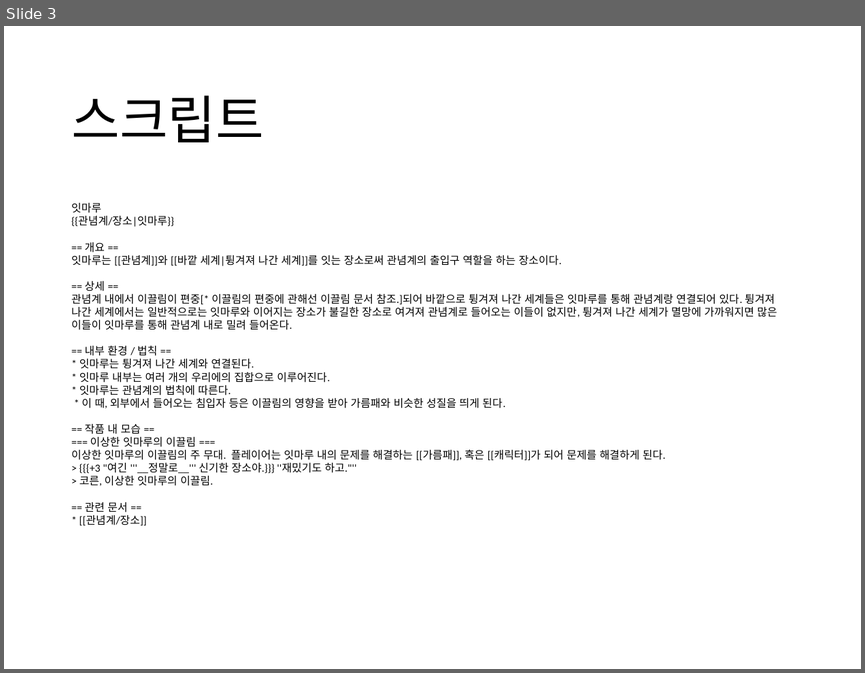
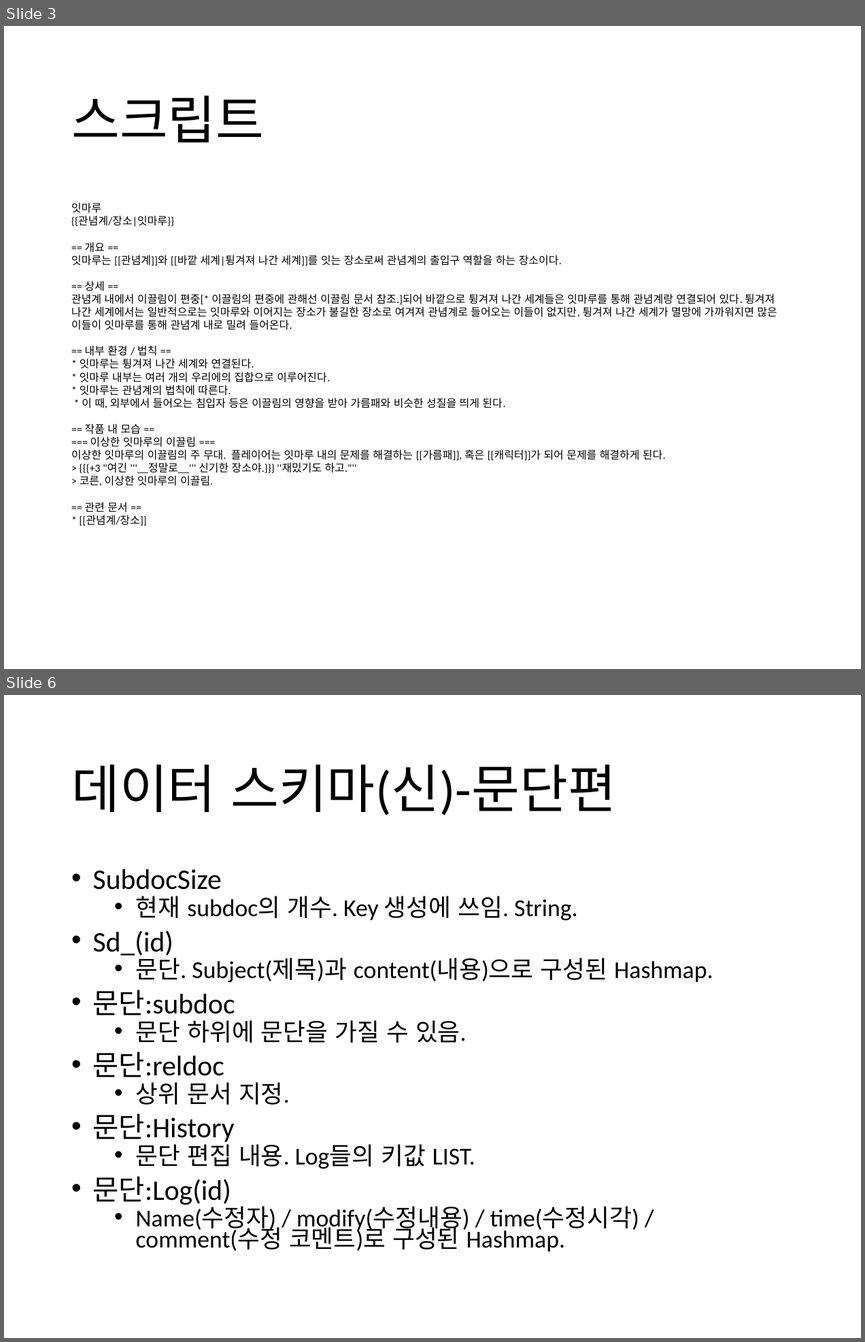
Before and after one commit to PrimaryC/IklimProject, a slide deck: NurieBoard/누리에읶키.pptx. Shown one above the other, each under a label of ours: slide 3 before the commit, slides 3 and 6 after it; the slides between them are not shown. The pictures are 865x673 and 865x1342 pixels, drawn with LibreOffice and Linux fonts; fonts in the diff are those of the drawing. Boxes give left, top, right and bottom in pixels: in the first picture for what was removed or moved away, otherwise in the second. Text is boxed around its words. In the diff, an @@ line names an element or a change of style, - is before the commit and + after.

```diff
--- a/NurieBoard/누리에읶키.pptx
+++ b/NurieBoard/누리에읶키.pptx
@@ slide 6 added at [4, 695, 861, 1338], background #FFFFFF @@
@@ title added at [71, 764, 616, 815], 44 pt, text #000000 @@
+데이터 스키마(신)-문단편
@@ text added at [93, 869, 713, 1251], 20.4 pt, text #000000 @@
+• SubdocSize
+  • 현재 subdoc의 개수. Key 생성에 쓰임. String.
+• Sd_(id)
+  • 문단. Subject(제목)과 content(내용)으로 구성된 Hashmap.
+• 문단:subdoc
+  • 문단 하위에 문단을 가질 수 있음.
+• 문단:reldoc
+  • 상위 문서 지정.
+• 문단:History
+  • 문단 편집 내용. Log들의 키값 LIST.
+• 문단:Log(id)
+  • Name(수정자) / modify(수정내용) / time(수정시각) / comment(수정 코멘트)로 구성된 Hashmap.
```
Also in this commit, not shown: 1 slide changed, 1 other slide added, 5 other files.
